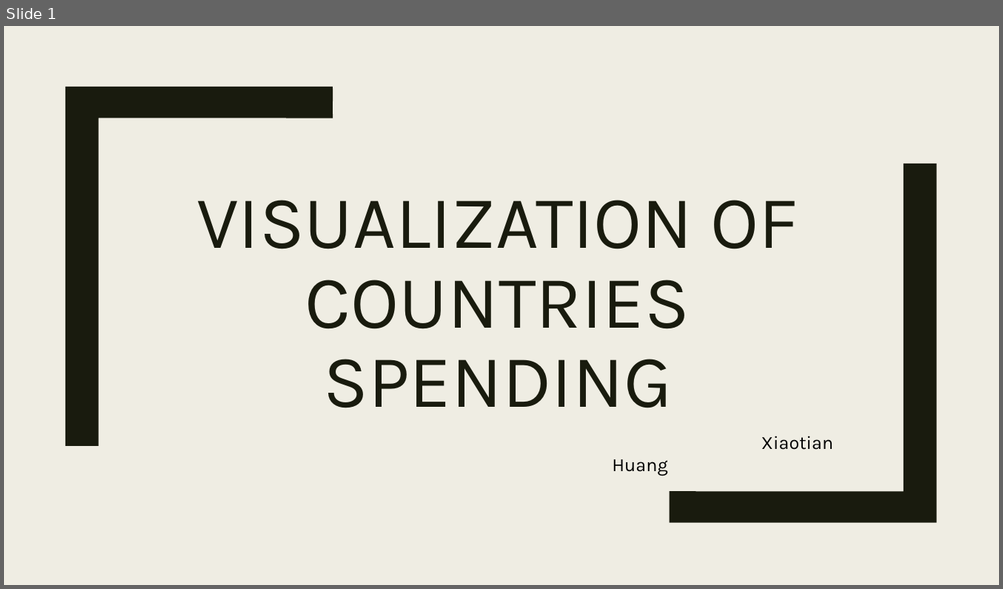
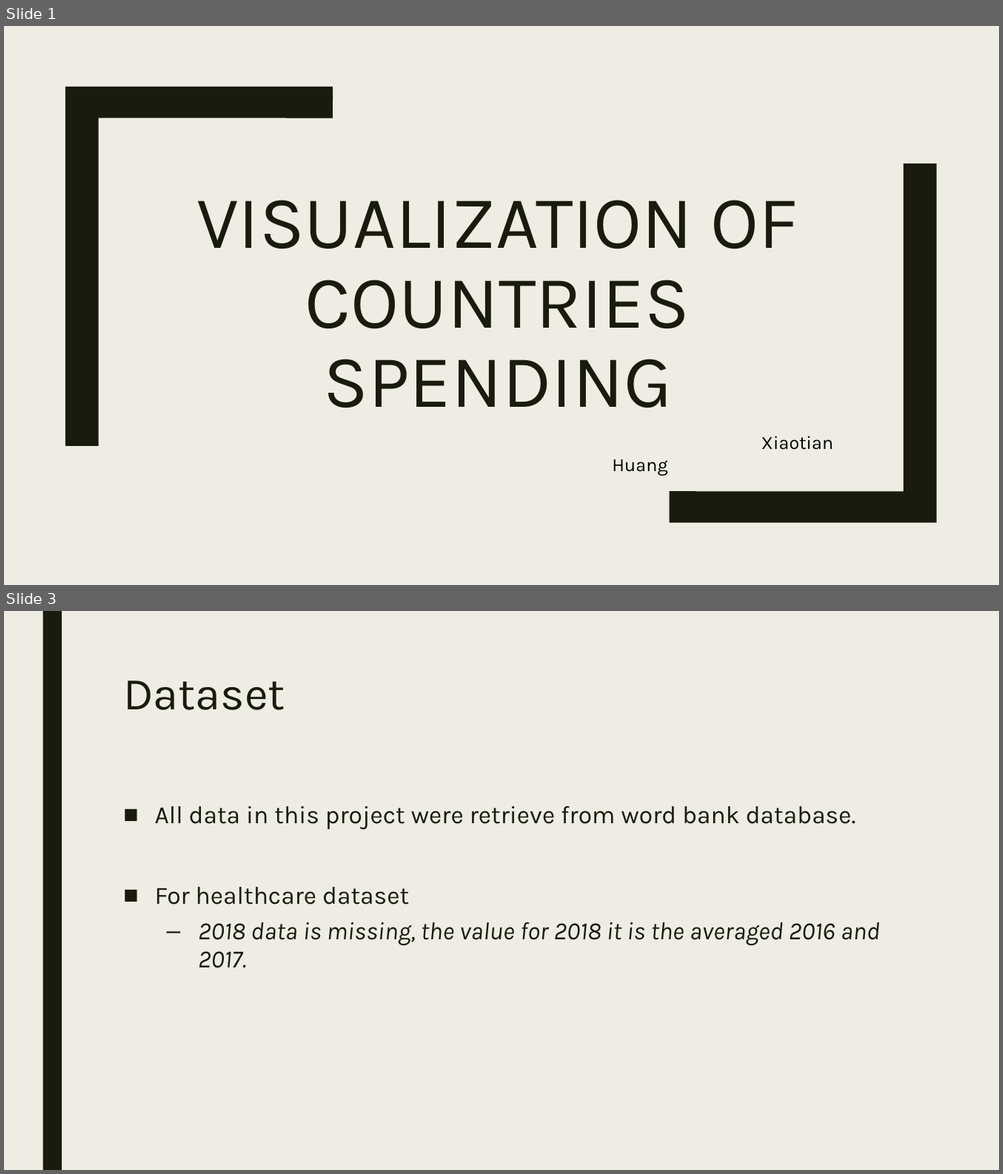
Before and after one commit to xhuang222/G20-spending-analysis, a slide deck: project/ppt.pptx. Shown one above the other, each under a label of ours: slide 1 before the commit, slides 1 and 3 after it; the slides between them are not shown. The pictures are 1003x589 and 1003x1174 pixels, drawn with LibreOffice and Linux fonts; fonts in the diff are those of the drawing. Boxes give left, top, right and bottom in pixels: in the first picture for what was removed or moved away, otherwise in the second. Text is boxed around its words. In the diff, an @@ line names an element or a change of style, - is before the commit and + after.

```diff
--- a/project/ppt.pptx
+++ b/project/ppt.pptx
@@ slide 3 added at (4,611,999,1170), background #EFEDE3 @@
@@ rectangle added at (42,611,62,1170), fill #191B0E @@
@@ title added at (123,681,285,710), 44 pt, text #191B0E @@
+Dataset
@@ text added at (155,806,879,968), 24 pt, text #191B0E @@
+■ All data in this project were retrieve from word bank database.
+■ For healthcare dataset
+  – 2018 data is missing, the value for 2018 it is the averaged 2016 and 2017.
```
Also in this commit, not shown: 1 slide changed, 2 other slides added, 8 other files.
